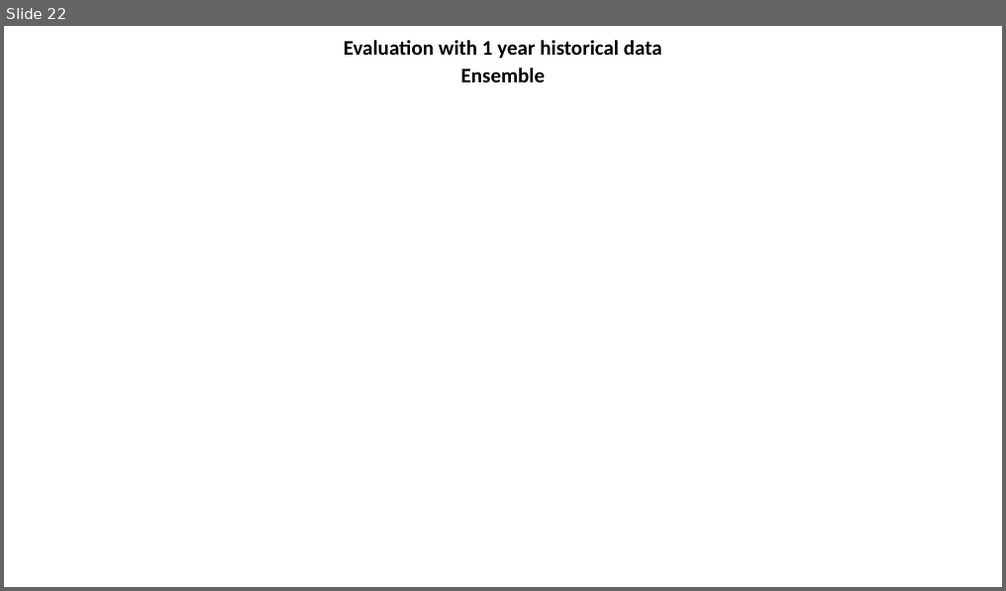
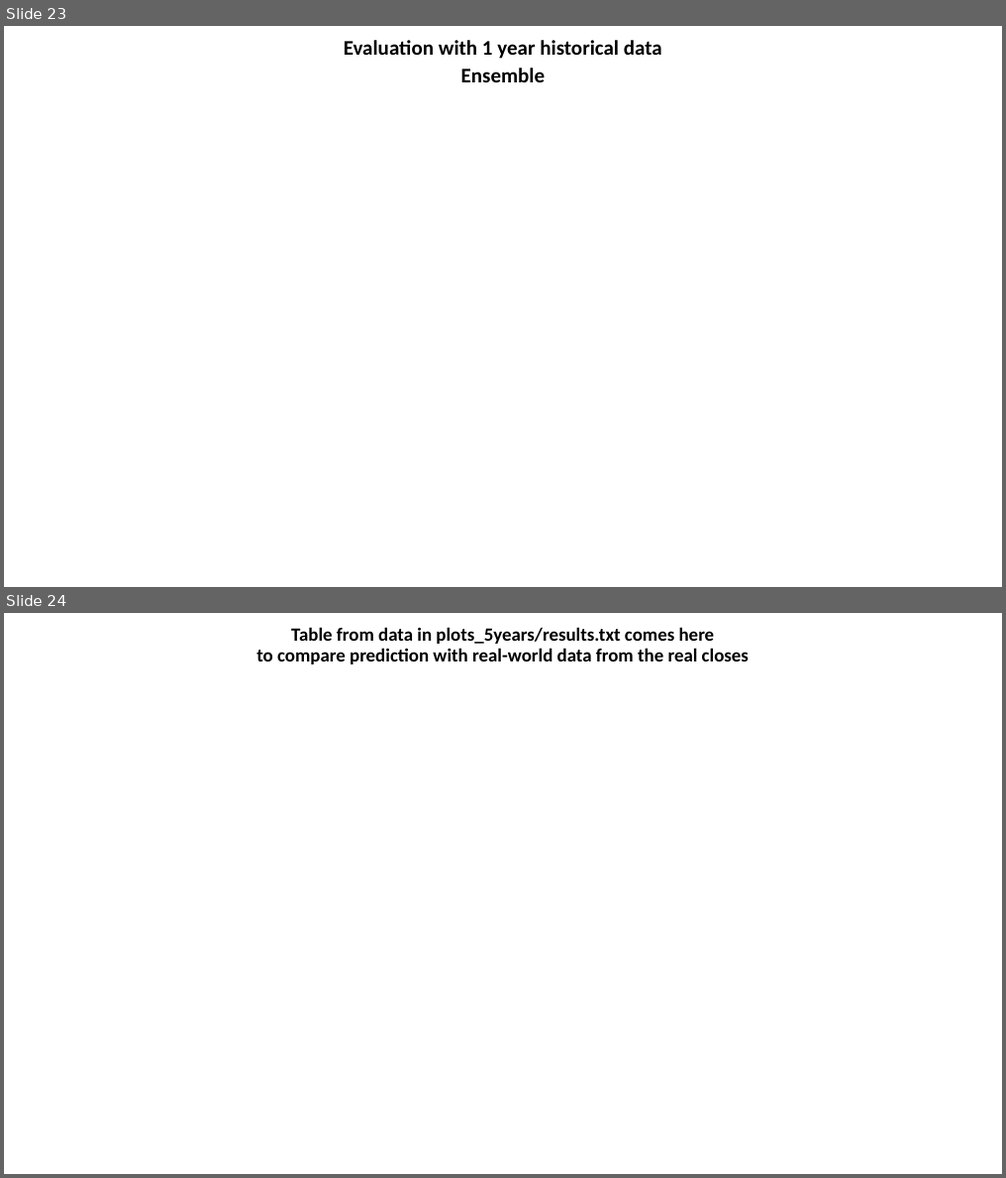
Before and after one commit to sfremerey/backprophet, a slide deck: Backprophet.pptx. Shown one above the other, each under a label of ours: slide 22 before the commit, slides 23 and 24 after it. The pictures are 1006x591 and 1006x1178 pixels, drawn with LibreOffice and Linux fonts; fonts in the diff are those of the drawing. Boxes give left, top, right and bottom in pixels: in the first picture for what was removed or moved away, otherwise in the second. Text is boxed around its words. In the diff, an @@ line names an element or a change of style, - is before the commit and + after.

```diff
--- a/Backprophet.pptx
+++ b/Backprophet.pptx
@@ slide 24 added at <box>4,613,1002,1174</box>, background #FFFFFF @@
@@ title added at <box>256,627,748,664</box>, 18 pt, text #000000, bold @@
+Table from data in plots_5years/results.txt comes here
+to compare prediction with real-world data from the real closes
@@ what was slide 22 is now slide 23 @@
```
Also in this commit, not shown: 4 slides changed, 4 other slides added, 1 slide removed, 2 other files.
